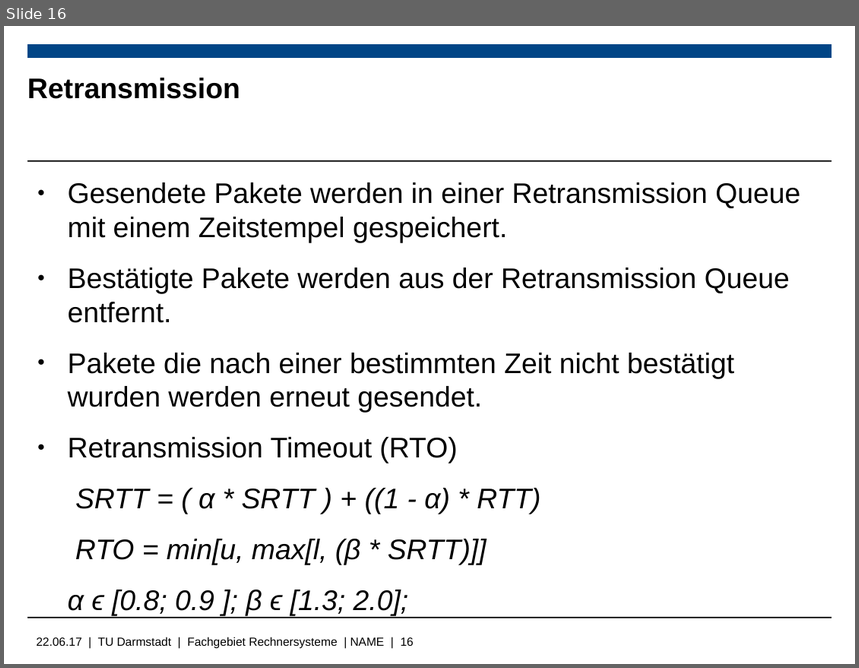
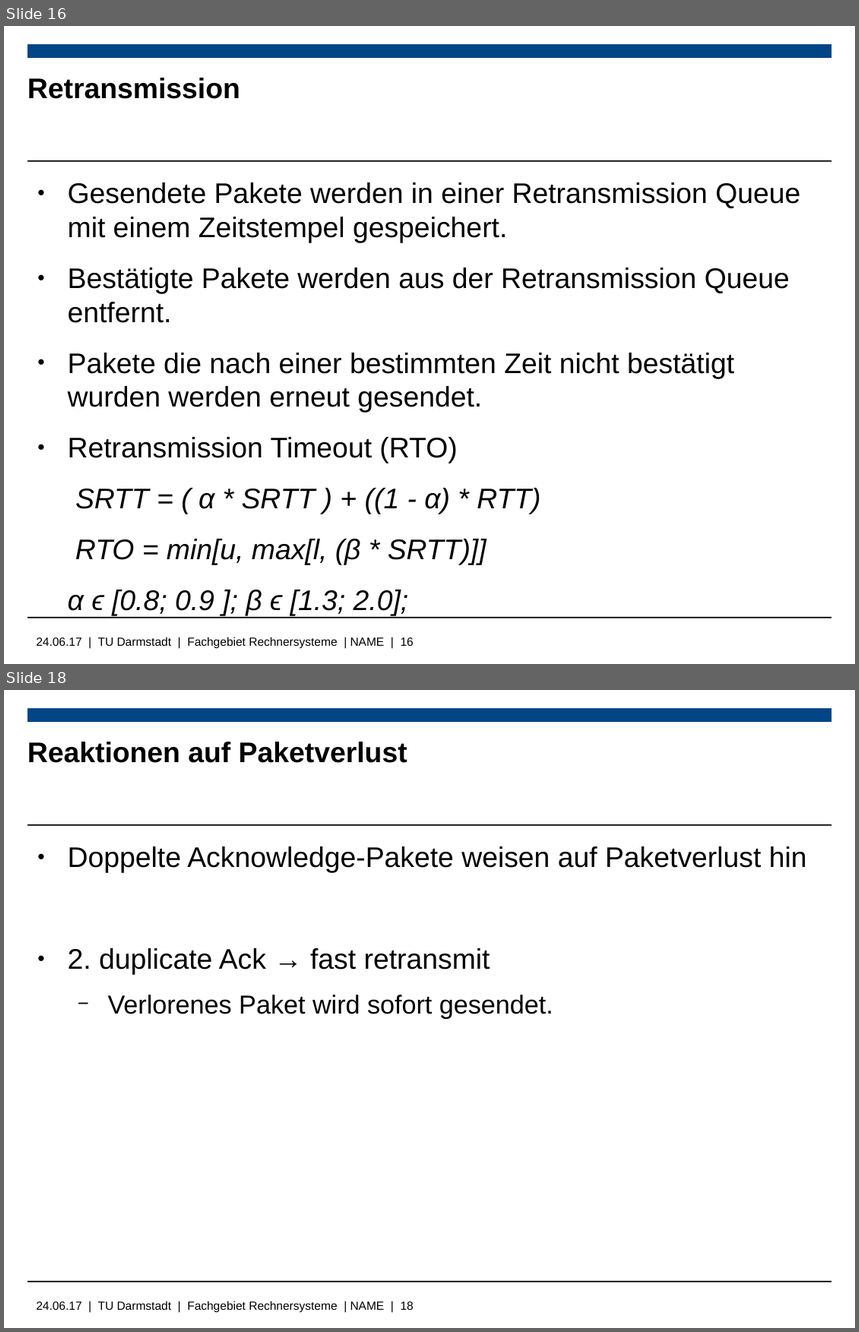
Before and after one commit to Wiero/Bachelorarbeit, a slide deck: Bachelorpräsenation.odp. Shown one above the other, each under a label of ours: slide 16 before the commit, slides 16 and 18 after it; the slides between them are not shown. The pictures are 859x668 and 859x1332 pixels, drawn with LibreOffice and Linux fonts; fonts in the diff are those of the drawing; background and template pictures are left out. Boxes give left, top, right and bottom in pixels: in the first picture for what was removed or moved away, otherwise in the second. Text is boxed around its words. In the diff, an @@ line names an element or a change of style, - is before the commit and + after.

```diff
--- a/Bachelorpräsenation.odp
+++ b/Bachelorpräsenation.odp
@@ slide 18 added at bbox=[4, 690, 855, 1328], background #FFFFFF; not listed: 4 template elements that a slide beside it also shows @@
@@ title added at bbox=[28, 742, 408, 763], 24 pt, text #000000, bold @@
+Reaktionen auf Paketverlust
@@ text added at bbox=[68, 847, 807, 1019], 24 pt, text #000000 @@
+● Doppelte Acknowledge-Pakete weisen auf Paketverlust hin
+● 2. duplicate Ack → fast retransmit
+  − Verlorenes Paket wird sofort gesendet.
@@ text at bbox=[36, 637, 414, 648]: text changed @@
-22.06.17 | TU Darmstadt | Fachgebiet Rechnersysteme | NAME | 16
+24.06.17 | TU Darmstadt | Fachgebiet Rechnersysteme | NAME | 16
```
Also in this commit, not shown: 6 slides changed, 2 other slides added, 1 slide removed.
